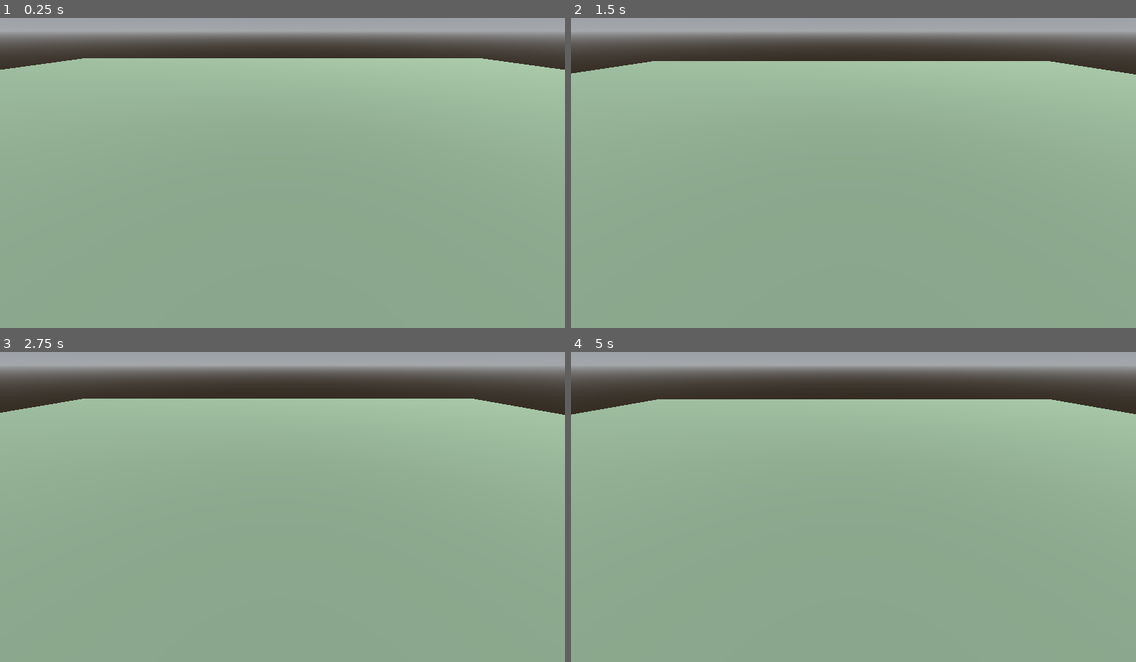
Above: before the commit, frames 1-4 (two rows, left to right).
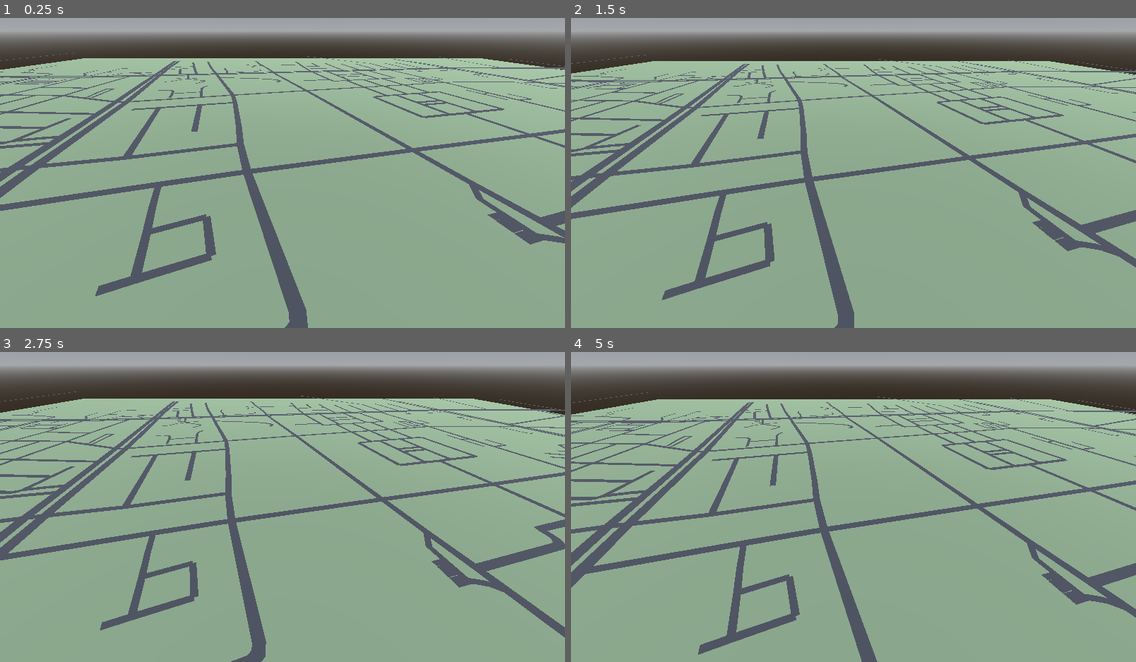
Above: after the commit, the same moments.

Repository: Stive8/RealDriver
Game: Godot game, scene res://scenes/main.tscn
Two runs of this game, one before a commit and one after it. Both use one fixed random seed, a clock stepped at 60 frames per second and the inputs below.
Inputs (mouse positions are in pixels of both pictures, inside the frame that each line leads up to):
- Up to frame 1 (0.25 s): no input
- Up to frame 2 (1.5 s): tap Enter at 0.5 s; move the mouse to (977, 154) at 0.52 s; hold D 0.53-1.28 s; hold E 0.53-1.28 s; click (977, 154) at 0.67 s; move the mouse to (740, 185) at 1.27 s; hold S from 1.28 s (still down); tap Q at 1.35 s
- Up to frame 3 (2.75 s): move the mouse to (339, 432) at 2.02 s; release S at 2.03 s; hold D from 2.03 s (still down); hold E from 2.03 s (still down)
- Up to frame 4 (5 s): move the mouse to (825, 565) at 2.77 s; release D at 2.78 s; release E at 2.78 s; hold W 2.78-3.53 s; tap Q at 2.85, 4.35 s; click (825, 565) at 2.92 s; move the mouse to (1023, 550) at 3.52 s; hold E 3.53-4.28 s; hold A from 3.53 s (still down); move the mouse to (684, 454) at 4.27 s

The runs differ from the first frame. In frame 1, 11% of the frame differs, in the area x 0-100%, y 11-100%; in frame 2, 11%; in frame 3, 11%; in frame 4, 12%, in the area x 0-100%, y 12-100%.

Commit message:
feat: fase 2 - generar malla de vias desde map.json (RoadBuilder + MapLoader)
RoadBuilder construye una cinta por via con miter join en vertices
interiores (clamp de angulo para evitar puntas en giros cerrados) y
perpendicular simple en extremos/vias de 2 puntos. MapLoader lee
map.json, invoca al builder e imprime diagnostico de vias/edificios/ms.

Diff:
--- /dev/null
+++ b/godot/materials/road.tres
@@ -0,0 +1,5 @@
+[gd_resource type="StandardMaterial3D" format=3]
+
+[resource]
+albedo_color = Color(0.227451, 0.227451, 0.25098, 1)
+roughness = 1.0
--- a/godot/scenes/main.tscn
+++ b/godot/scenes/main.tscn
@@ -1,7 +1,8 @@
-[gd_scene load_steps=9 format=3 uid="uid://bnk7yuwjjgfte"]
+[gd_scene load_steps=10 format=3 uid="uid://bnk7yuwjjgfte"]
 
 [ext_resource type="PackedScene" path="res://scenes/debug_camera.tscn" id="1_dbgcam"]
 [ext_resource type="Material" path="res://materials/ground.tres" id="2_ground"]
+[ext_resource type="Script" uid="uid://djgjiidfb2buy" path="res://scripts/map_loader.gd" id="3_maploader"]
 
 [sub_resource type="GDScript" id="GDScript_main"]
 script/source = "extends Node3D
@@ -48,3 +49,6 @@
 
 [node name="DebugCamera" parent="." instance=ExtResource("1_dbgcam")]
 transform = Transform3D(1, 0, 0, 0, 0.832051, 0.554699, 0, -0.554699, 0.832051, 0, 80, 120)
+
+[node name="Map" type="Node3D" parent="."]
+script = ExtResource("3_maploader")
--- /dev/null
+++ b/godot/scripts/map_loader.gd
@@ -0,0 +1,29 @@
+extends Node3D
+
+const MAP_PATH := "res://data/map.json"
+
+
+func _ready() -> void:
+	var start_ms := Time.get_ticks_msec()
+
+	var file := FileAccess.open(MAP_PATH, FileAccess.READ)
+	if file == null:
+		push_error("No se pudo abrir %s" % MAP_PATH)
+		return
+
+	var json_text := file.get_as_text()
+	file.close()
+
+	var data = JSON.parse_string(json_text)
+	if typeof(data) != TYPE_DICTIONARY:
+		push_error("map.json no es un JSON válido")
+		return
+
+	var roads: Array = data.get("roads", [])
+	var buildings: Array = data.get("buildings", [])
+
+	var roads_mesh := RoadBuilder.build(roads)
+	add_child(roads_mesh)
+
+	var elapsed_ms := Time.get_ticks_msec() - start_ms
+	print("%d vías, %d edificios, %d ms" % [roads.size(), buildings.size(), elapsed_ms])
--- /dev/null
+++ b/godot/scripts/road_builder.gd
@@ -0,0 +1,83 @@
+class_name RoadBuilder
+extends RefCounted
+
+const Y_OFFSET := 0.05
+## Tope de cos(theta/2) en el miter join; evita puntas en giros cerrados.
+const MITER_COS_CLAMP := 0.35
+const ROAD_MATERIAL_PATH := "res://materials/road.tres"
+
+
+static func build(roads: Array) -> MeshInstance3D:
+	var st := SurfaceTool.new()
+	st.begin(Mesh.PRIMITIVE_TRIANGLES)
+
+	for road in roads:
+		var points: Array = road["points"]
+		if points.size() < 2:
+			continue
+		var half_width: float = float(road["width"]) * 0.5
+		_add_road_strip(st, points, half_width)
+
+	st.generate_normals()
+	st.set_material(load(ROAD_MATERIAL_PATH))
+	var mesh := st.commit()
+
+	var mesh_instance := MeshInstance3D.new()
+	mesh_instance.name = "Roads"
+	mesh_instance.mesh = mesh
+	return mesh_instance
+
+
+static func _add_road_strip(st: SurfaceTool, points: Array, half_width: float) -> void:
+	var n := points.size()
+	var offsets_a: Array[Vector2] = []
+	var offsets_b: Array[Vector2] = []
+
+	for i in range(n):
+		var center := Vector2(points[i][0], points[i][1])
+		var offset_vec: Vector2
+
+		if i == 0:
+			var dir := (Vector2(points[1][0], points[1][1]) - center).normalized()
+			offset_vec = Vector2(dir.y, -dir.x) * half_width
+		elif i == n - 1:
+			var prev := Vector2(points[i - 1][0], points[i - 1][1])
+			var dir := (center - prev).normalized()
+			offset_vec = Vector2(dir.y, -dir.x) * half_width
+		else:
+			# DECISION_PENDIENTE: el espec dice "bisectriz de las direcciones adyacentes";
+			# se interpreta como bisectriz de las NORMALES de esas direcciones (miter join
+			# estándar), ya que la bisectriz de las direcciones de viaje no produce un
+			# offset perpendicular a la vía. Revisar con el arquitecto si se buscaba otra cosa.
+			var prev := Vector2(points[i - 1][0], points[i - 1][1])
+			var next := Vector2(points[i + 1][0], points[i + 1][1])
+			var dir_in := (center - prev).normalized()
+			var dir_out := (next - center).normalized()
+			var normal_in := Vector2(dir_in.y, -dir_in.x)
+			var normal_out := Vector2(dir_out.y, -dir_out.x)
+			var bisector_sum := normal_in + normal_out
+			if bisector_sum.length() < 0.001:
+				# Giro de ~180 grados: la bisectriz colapsa, usar la normal de entrada.
+				offset_vec = normal_in * half_width
+			else:
+				var bisector := bisector_sum.normalized()
+				var cos_half := sqrt(maxf(0.0, (1.0 + dir_in.dot(dir_out)) * 0.5))
+				var miter_len := half_width / maxf(MITER_COS_CLAMP, cos_half)
+				offset_vec = bisector * miter_len
+
+		offsets_a.append(center + offset_vec)
+		offsets_b.append(center - offset_vec)
+
+	for i in range(n - 1):
+		var va0 := Vector3(offsets_a[i].x, Y_OFFSET, offsets_a[i].y)
+		var vb0 := Vector3(offsets_b[i].x, Y_OFFSET, offsets_b[i].y)
+		var va1 := Vector3(offsets_a[i + 1].x, Y_OFFSET, offsets_a[i + 1].y)
+		var vb1 := Vector3(offsets_b[i + 1].x, Y_OFFSET, offsets_b[i + 1].y)
+
+		st.add_vertex(va0)
+		st.add_vertex(va1)
+		st.add_vertex(vb0)
+
+		st.add_vertex(vb0)
+		st.add_vertex(va1)
+		st.add_vertex(vb1)
Not shown, added: godot/scripts/map_loader.gd.uid
Not shown, added: godot/scripts/road_builder.gd.uid
